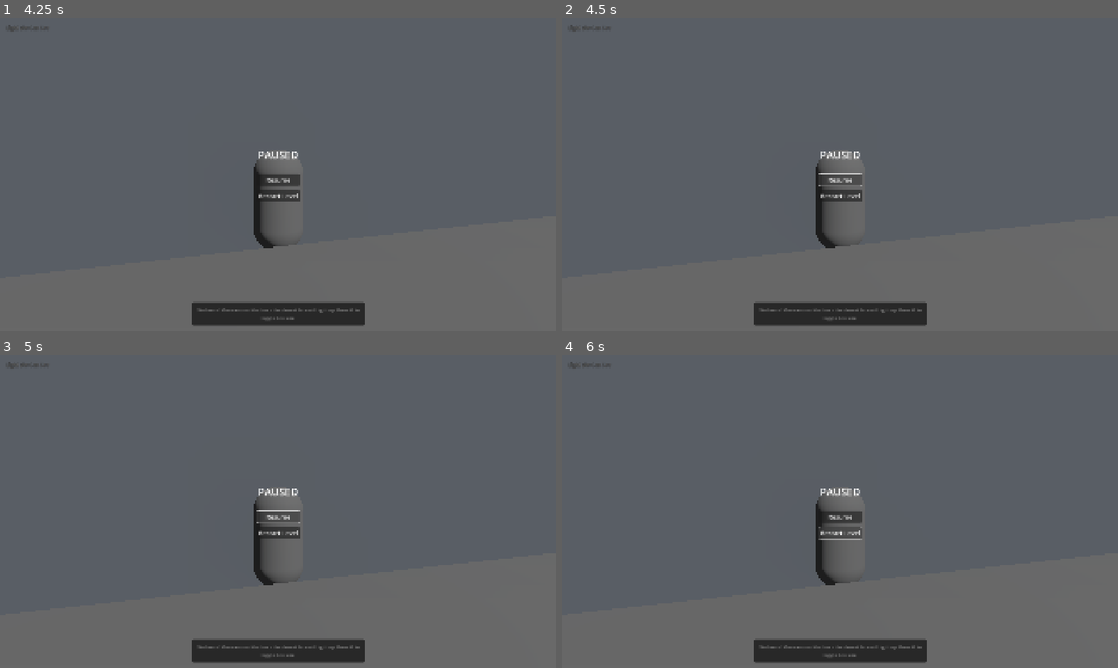
Above: before the commit, frames 1-4 (two rows, left to right).
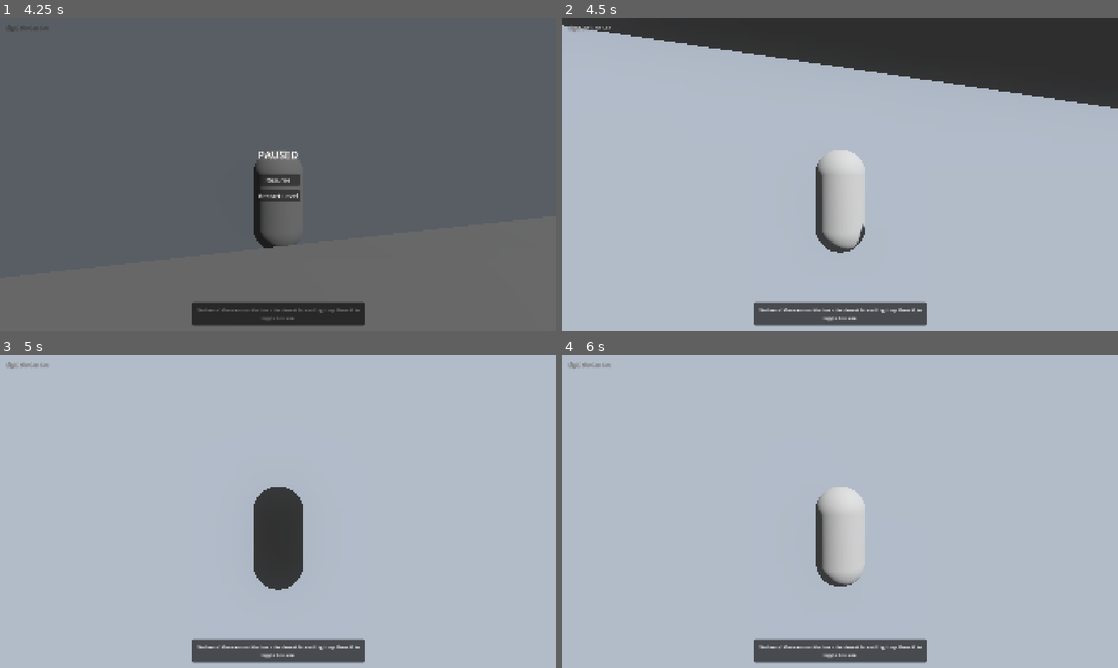
Above: after the commit, the same moments.

Repository: JacobSchantz/LightWeCanSee
Game: Godot game, scene res://scenes/tutorial_level.tscn
Same seed, same stepped clock (60 frames per second), same inputs: the game is played once before the commit and once after it.
Inputs (mouse positions are in pixels of both pictures, inside the frame that each line leads up to):
- Up to frame 1 (4.25 s): tap G (extend_box) at 0.5, 0.6, 1.25, 1.35, 2, 2.1, 2.75, 2.85, 3.5, 3.6 s; move the mouse to (305, 174) at 0.52 s; hold Up (ui_up) from 0.53 s (still down); click (305, 174) at 0.67 s; tap Enter (ui_accept) at 0.77, 1.52, 3.02, 3.77 s; move the mouse to (250, 174) at 1.27 s; move the mouse to (289, 168) at 2.02 s; move the mouse to (272, 180) at 2.77 s; click (272, 180) at 2.92 s; move the mouse to (316, 177) at 3.52 s; tap Escape (ui_cancel) at 4.15 s
- Up to frame 2 (4.5 s): release Up (ui_up) at 4.25 s; click "Resume" at 4.25 s
- Up to frame 3 (5 s): no input
- Up to frame 4 (6 s): click (840, 533) at 5 s, where only the run before the commit has a clickable "Restart Level"; click (840, 533) at 5.75 s, where only the run before the commit has a clickable "Restart Level"

Frame 1 is identical in both runs. In frame 2, 100% of the frame differs, in the area x 0-100%, y 0-100%; in frame 3, 99%; in frame 4, 100%.

Commit message:
fixed pause menu

Diff:
--- a/scripts/main.gd
+++ b/scripts/main.gd
@@ -1,7 +1,7 @@
 extends Node3D
 
 # Pause menu reference
-@onready var pause_menu = $CanvasLayer/PauseMenu
+var pause_menu = null
 var is_paused = false
 
 # Level manager variables
@@ -17,6 +17,9 @@
 
 func _ready():
 	print("Light We Can See - Game Started")
+
+	# Find the pause menu - could be in CanvasLayer or directly in the scene
+	pause_menu = find_pause_menu()
 
 	# Make sure the pause menu is hidden when game starts
 	if pause_menu:
@@ -137,3 +140,16 @@
 
 	# Emit the level completed signal
 	emit_signal("level_completed")
+
+# Helper function to find the pause menu in different scene structures
+func find_pause_menu():
+	# Try direct child first
+	if has_node("PauseMenu"):
+		return get_node("PauseMenu")
+
+	# Try in CanvasLayer
+	if has_node("CanvasLayer/PauseMenu"):
+		return get_node("CanvasLayer/PauseMenu")
+
+	# Try using find_child as a last resort
+	return find_child("PauseMenu", true, false)
--- a/scripts/tutorial_level.gd
+++ b/scripts/tutorial_level.gd
@@ -44,7 +44,7 @@
 	player_node = get_tree().get_nodes_in_group("player")[0]
 
 	# Set up pause handling
-	var level_pause_menu = find_child("PauseMenu", true, false)
+	var level_pause_menu = $PauseMenu
 	if level_pause_menu:
 		level_pause_menu.visible = false
 
@@ -79,7 +79,7 @@
 
 # Toggle pause state
 func toggle_pause():
-	var level_pause_menu = find_child("PauseMenu", true, false)
+	var level_pause_menu = $PauseMenu
 	if level_pause_menu:
 		var level_paused = !get_tree().paused
 		get_tree().paused = level_paused
Not shown: 1 places in scenes/main_menu.tscn that only renumber resources
